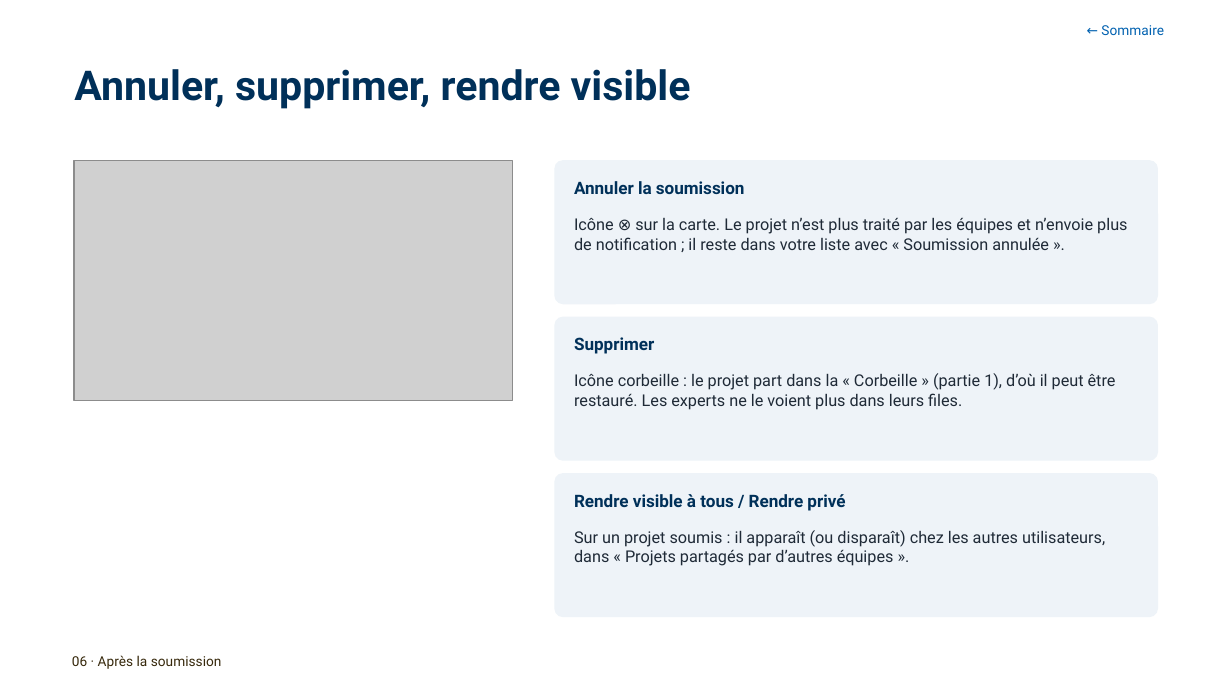
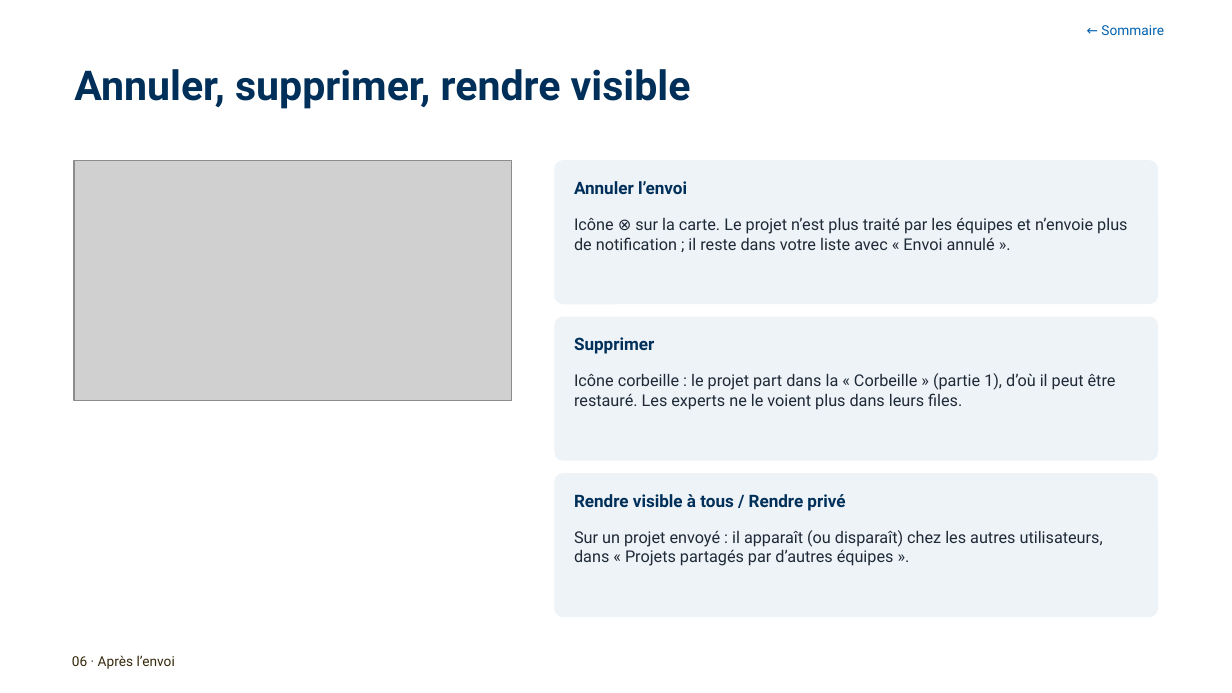
Before and after one commit to antoinelmariel-ux/ProjectNavigator, a slide deck: slide 56 of docs/Project Navigator _ Manuel Chef de Project.pptx (slide 55 before the commit). Drawn at 1232x693 pixels with LibreOffice and Linux fonts; fonts in the diff are those of the drawing; grey boxes stand for pictures; background and template pictures are left out. Boxes give left, top, right and bottom in pixels: in the first picture for what was removed or moved away, otherwise in the second. Text is boxed around its words. In the diff, an @@ line names an element or a change of style, - is before the commit and + after.

```diff
--- a/docs/Project Navigator _ Manuel Chef de Project.pptx
+++ b/docs/Project Navigator _ Manuel Chef de Project.pptx
@@ text at <box>574,181,687,194</box>: text changed @@
-Annuler la soumission
+Annuler l’envoi
@@ text at <box>574,218,1127,250</box>: text changed @@
-Icône ⊗ sur la carte. Le projet n’est plus traité par les équipes et n’envoie plus de notification ; il reste dans votre liste avec « Soumission annulée ».
+Icône ⊗ sur la carte. Le projet n’est plus traité par les équipes et n’envoie plus de notification ; il reste dans votre liste avec « Envoi annulé ».
@@ text at <box>574,530,1103,566</box>: text changed @@
-Sur un projet soumis : il apparaît (ou disparaît) chez les autres utilisateurs, dans « Projets partagés par d’autres équipes ».
+Sur un projet envoyé : il apparaît (ou disparaît) chez les autres utilisateurs, dans « Projets partagés par d’autres équipes ».
@@ text at <box>72,655,175,669</box>: text changed @@
-06 · Après la soumission
+06 · Après l’envoi
```
Also in this commit, not shown: 36 other slides changed, 2 slides added, 1 slide removed, 1 other file.
